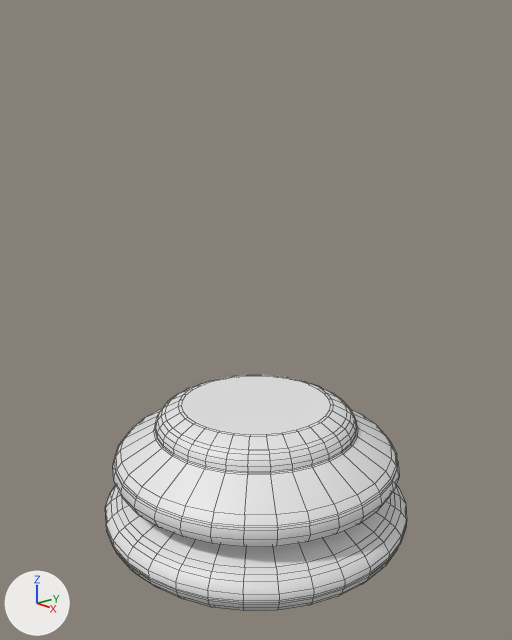
A saved change to the Blender file chess_pawn.blend.
Camera for both pictures: a camera (50 mm lens) standing at (4.8, -4.18, 4.14) and looking at (0.03, -0.03, 2.24). The lights are fixed; the arrows at lower left show +X, +Y and +Z. Mesh edges are drawn as thin lines.

Script lines for the objects in view, before the commit:
```python
me_cylinder = bpy.data.meshes.new('Cylinder')
me_cylinder.from_pydata(...)  # 960 vertices, 930 faces; spans x -1.49..1.49, y -1.49..1.49, z -1.01..0.39
me_cylinder.polygons.foreach_set('use_smooth', [True] * 930)
ob_chess_piece_base = bpy.data.objects.new('chess piece base', me_cylinder)
ob_chess_piece_base.location = (0.0, 0.0, 1.0)
```
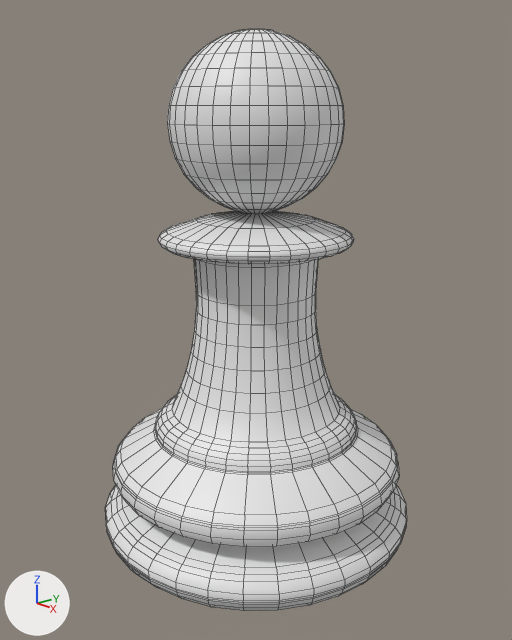
Commit message: Chess pawn created

Where the newer file only moved an object's origin or applied its transform, the numbers keep the older frame.

Patch to the scene script:
```diff
--- a/chess_pawn.blend.py
+++ b/chess_pawn.blend.py
@@ me_cylinder @@
 # used by ob_chess_piece_base; location = (0.0, 0.0, 1.0)
-me_cylinder.from_pydata(...)  # 960 vertices, 930 faces; spans x -1.49..1.49, y -1.49..1.49, z -1.01..0.39
+me_cylinder.from_pydata(...)  # 1890 vertices, 1890 faces; spans x -1.49..1.49, y -1.49..1.49, z -1.01..3.75
+# me_cylinder part 1: a new loose piece of 482 vertices spanning x -0.76..0.76, y -0.76..0.76, z 2.24..3.75
+# me_cylinder part 2: 64 vertices moved from x -0.88..0.88, y -0.88..0.88, z 0.33..0.39 to x -0.86..0.86, y -0.86..0.86, z 0.34..0.37; 32 vertices removed from x -0.72..0.72, y -0.72..0.72, z 0.39; 480 vertices added at x -0.88..0.88, y -0.88..0.88, z 0.6..2.24
```

Boxes (x1, y1, x2, y2) around the edits, measured in the pictures (512 x 640 px):
'chess piece base', reshaped (146% taller)
    before: (105, 375, 407, 611)
    after: (105, 29, 407, 611)
part 1 of me_cylinder, added
    after: (167, 29, 344, 214)
part 2 of me_cylinder, built on
    before: (161, 375, 350, 455)
    after: (158, 211, 354, 455)
